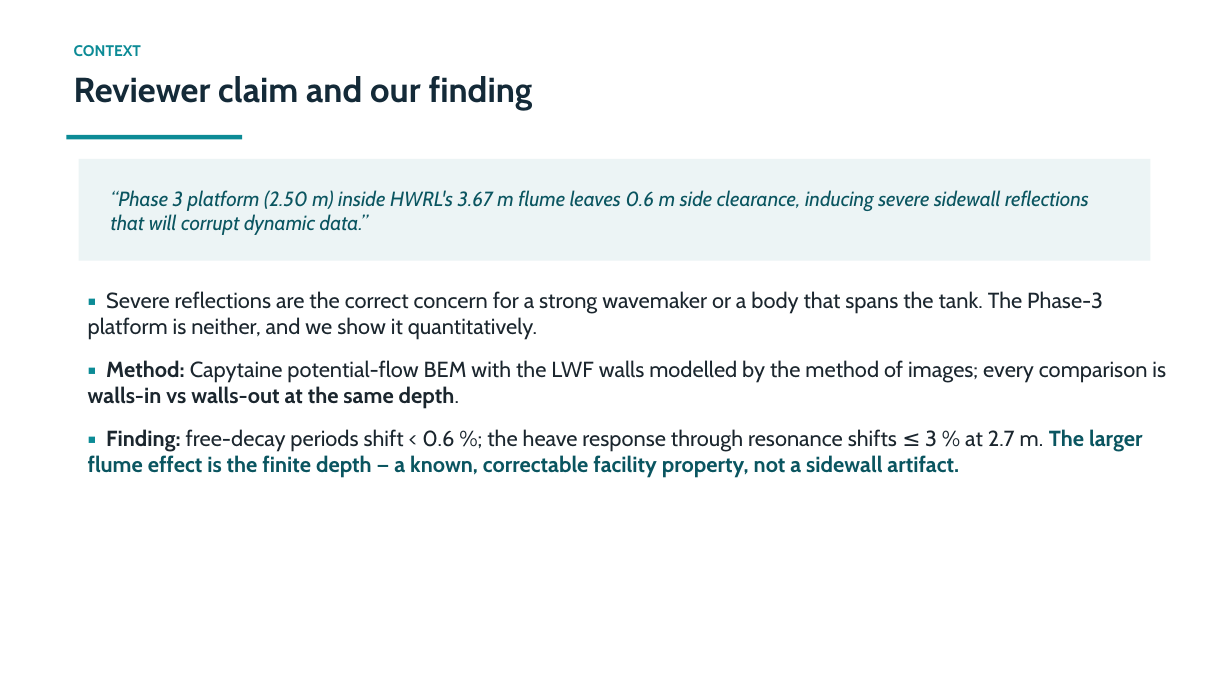
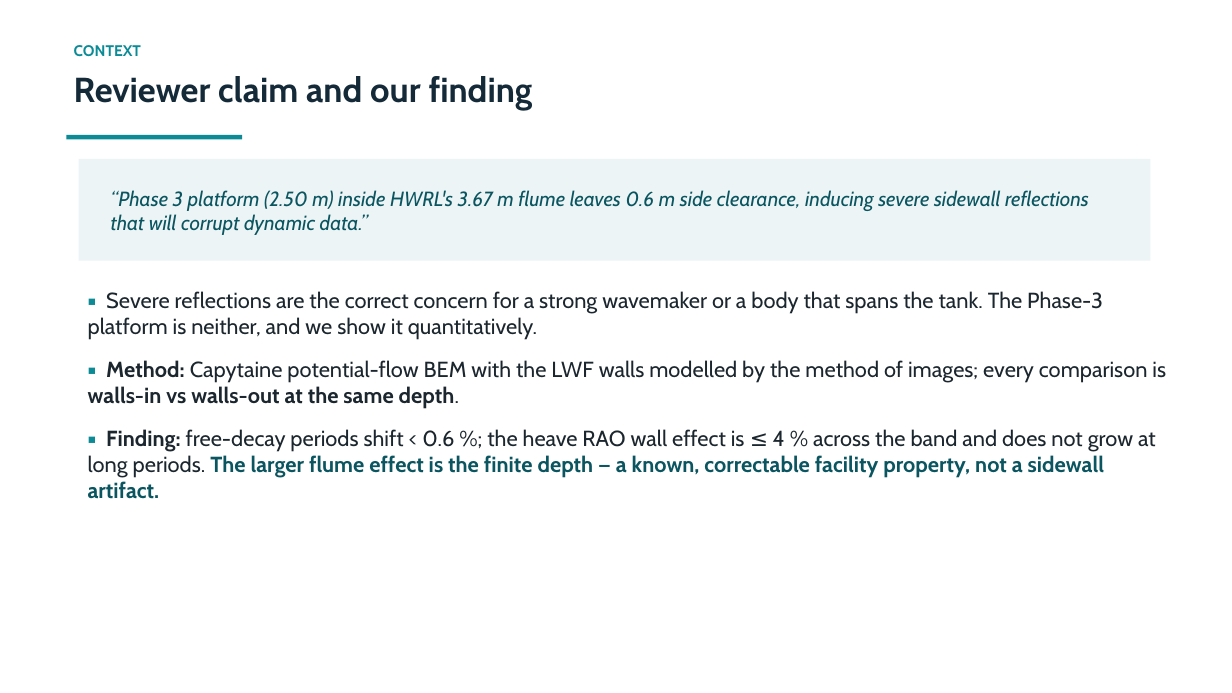
Before and after one commit to xabi80/HSP, a slide deck: slide 2 of studies/platform-12buoy/flume-wall-effect/Flume_wall_effect_technical.pptx. Drawn at 1232x693 pixels with LibreOffice and Linux fonts; fonts in the diff are those of the drawing. Boxes give left, top, right and bottom in pixels: in the first picture for what was removed or moved away, otherwise in the second. Text is boxed around its words. In the diff, an @@ line names an element or a change of style, - is before the commit and + after.

```diff
--- a/studies/platform-12buoy/flume-wall-effect/Flume_wall_effect_technical.pptx
+++ b/studies/platform-12buoy/flume-wall-effect/Flume_wall_effect_technical.pptx
@@ text at <box>88,429,1156,499</box>: text changed; text colour #0A5560 to #1B262E @@
-▪ Finding: free-decay periods shift < 0.6 %; the heave response through resonance shifts ≤ 3 % at 2.7 m. The larger flume effect is the finite depth — a known, correctable facility property, not a sidewall artifact.
+▪ Finding: free-decay periods shift < 0.6 %; the heave RAO wall effect is ≤ 4 % across the band and does not grow at long periods. The larger flume effect is the finite depth — a known, correctable facility property, not a sidewall artifact.
```
Also in this commit, not shown: 7 other slides changed, 1 slide added, 1 slide removed, 13 other files.
